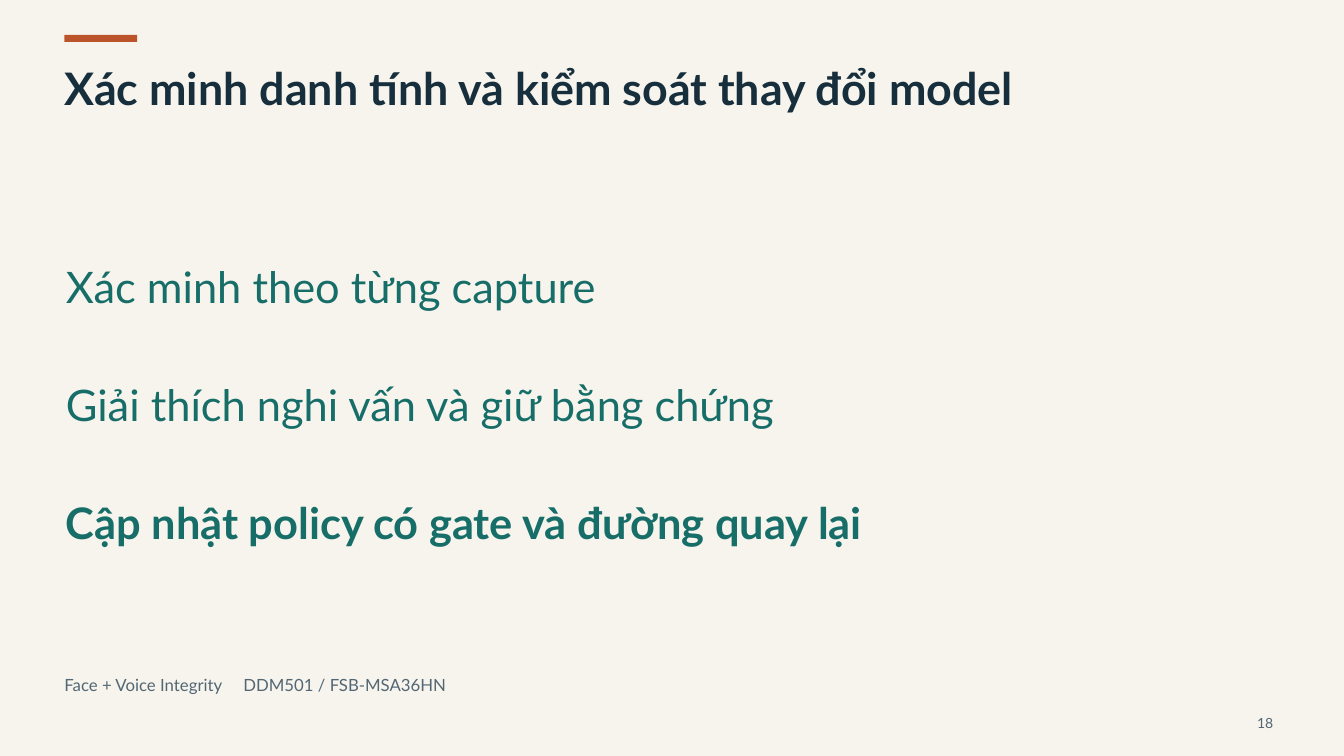
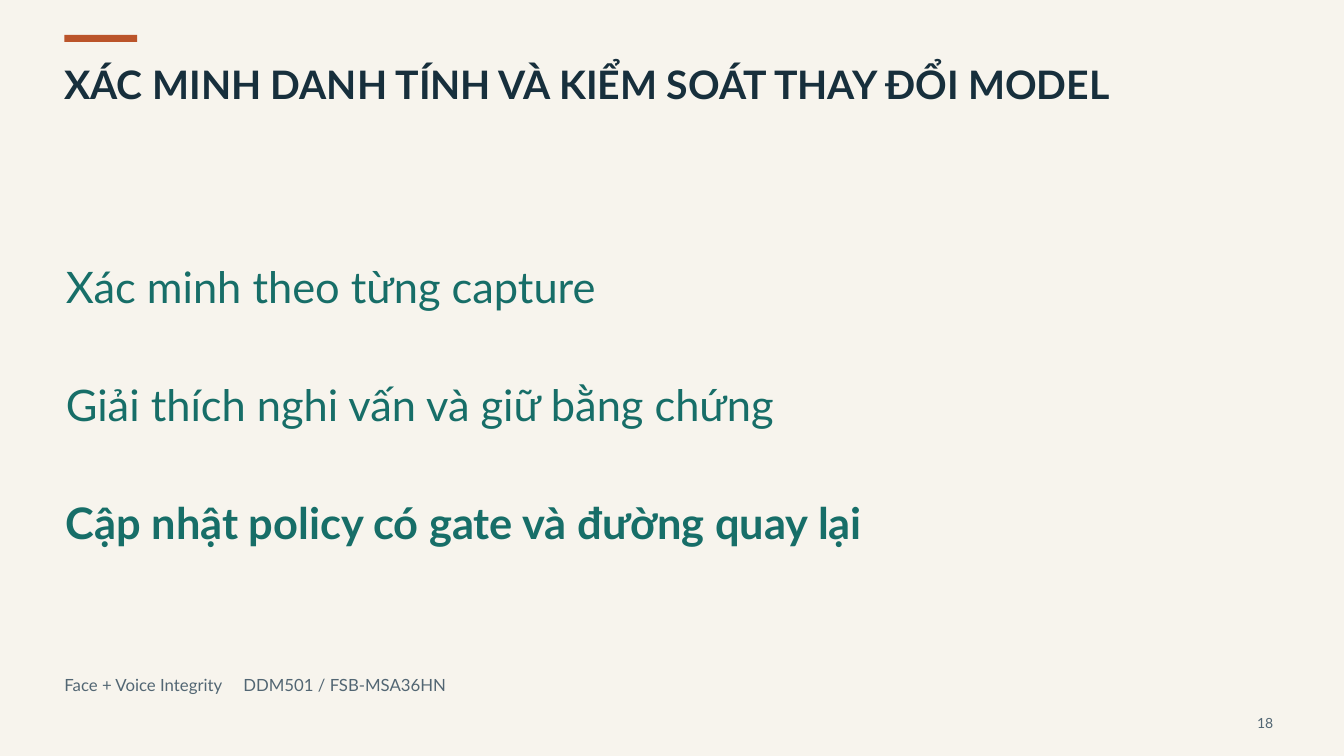
Before and after one commit to FSB-MSA36HN/DDM501-face-voice-proctoring, a slide deck: slide 18 of docs/presentation/DDM501_Defense_15p_Demo13p_QA10p.pptx. Drawn at 1344x756 pixels with LibreOffice and Linux fonts; fonts in the diff are those of the drawing. Boxes give left, top, right and bottom in pixels: in the first picture for what was removed or moved away, otherwise in the second. Text is boxed around its words. In the diff, an @@ line names an element or a change of style, - is before the commit and + after.

```diff
--- a/docs/presentation/DDM501_Defense_15p_Demo13p_QA10p.pptx
+++ b/docs/presentation/DDM501_Defense_15p_Demo13p_QA10p.pptx
@@ text at box(64, 65, 1109, 100): text changed; size 32 to 28 pt @@
-Xác minh danh tính và kiểm soát thay đổi model
+XÁC MINH DANH TÍNH VÀ KIỂM SOÁT THAY ĐỔI MODEL
```
Also in this commit, not shown: 31 other slides changed, 2 other files.
